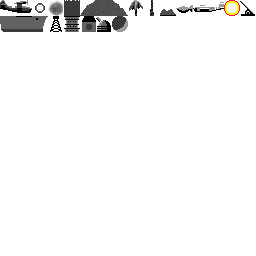
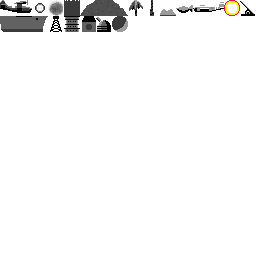
Layers edited between the first and the second 256 × 256 image:
painted on "tiles.png" over [160, 9, 176, 16]
